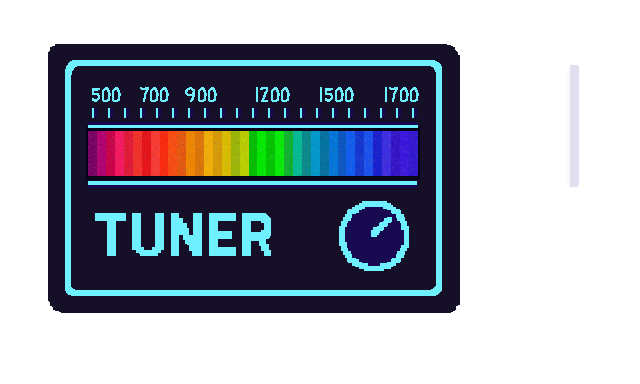
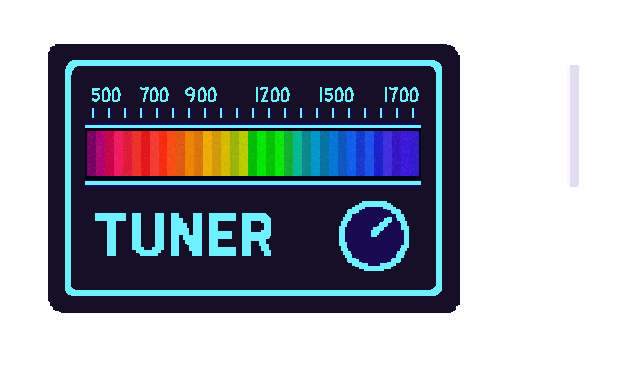
Revision of a layered w=640, h=384 image; what changed, layer by layer:
painted on "band_highlights" over left=85, top=122, right=421, bottom=188
painted on "tuner_colors" (2nd of 2, in "tuner_colors") over left=85, top=122, right=421, bottom=188
painted on "tuner_backing" over left=85, top=122, right=421, bottom=188
